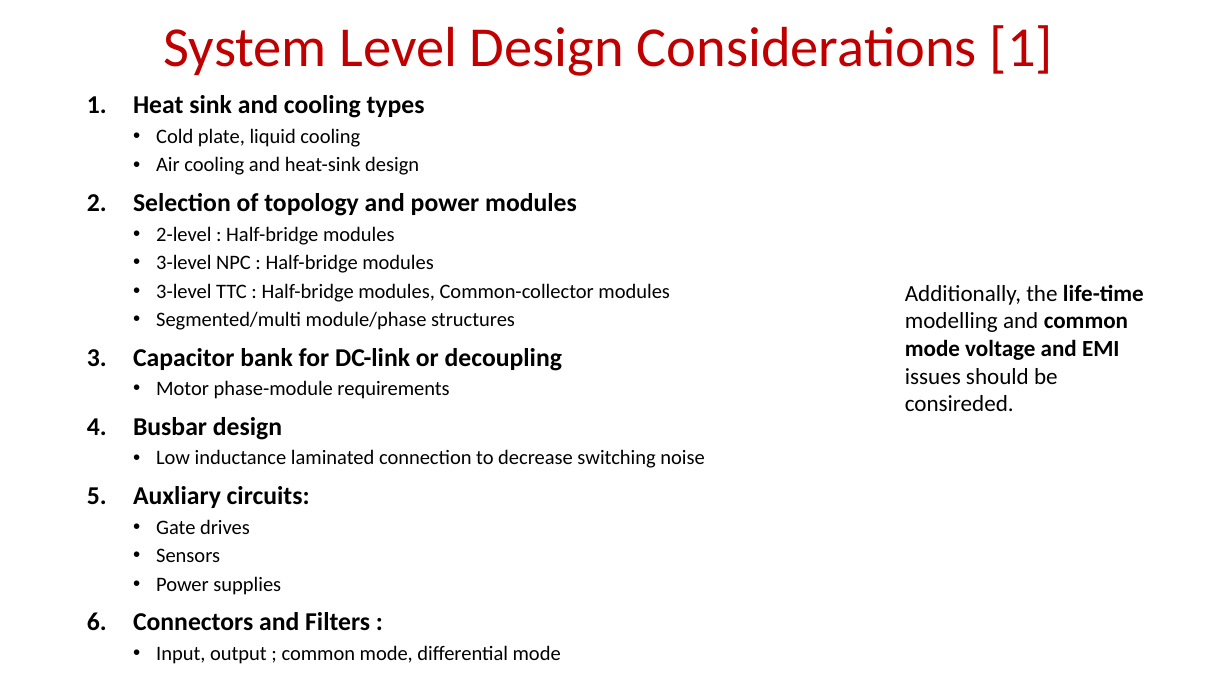
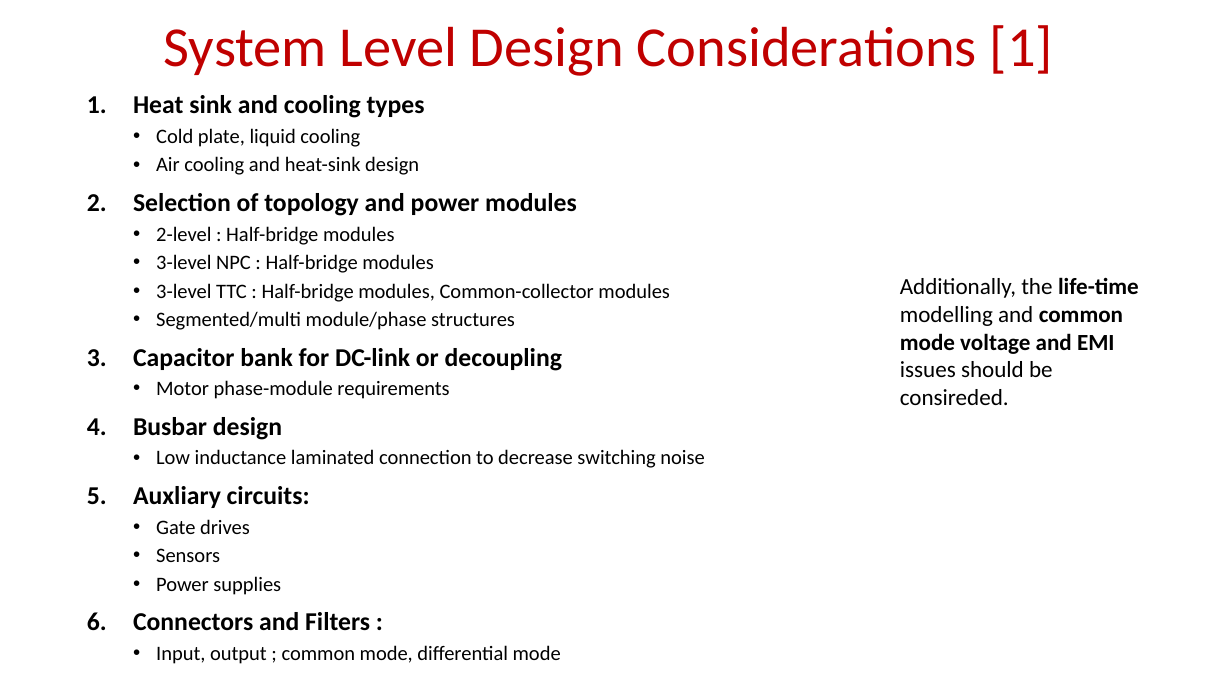
Before and after one commit to EnesAyaz/KTH, a slide deck: slide 7 of Weekly-Reports/ComparitiveAnalyisi.pptx. Drawn at 1232x693 pixels with LibreOffice and Linux fonts; fonts in the diff are those of the drawing. Boxes give left, top, right and bottom in pixels: in the first picture for what was removed or moved away, otherwise in the second. Text is boxed around its words. In the diff, an @@ line names an element or a change of style, - is before the commit and + after.

```diff
--- a/Weekly-Reports/ComparitiveAnalyisi.pptx
+++ b/Weekly-Reports/ComparitiveAnalyisi.pptx
@@ text "Additionally, the life-time modelling and ...": place and size @@
-text "Additionally, the life-time modelling and ..." at (905,284,1144,411)
+text "Additionally, the life-time modelling and ..." at (900,277,1139,405)
```
Also in this commit, not shown: 7 other files.
